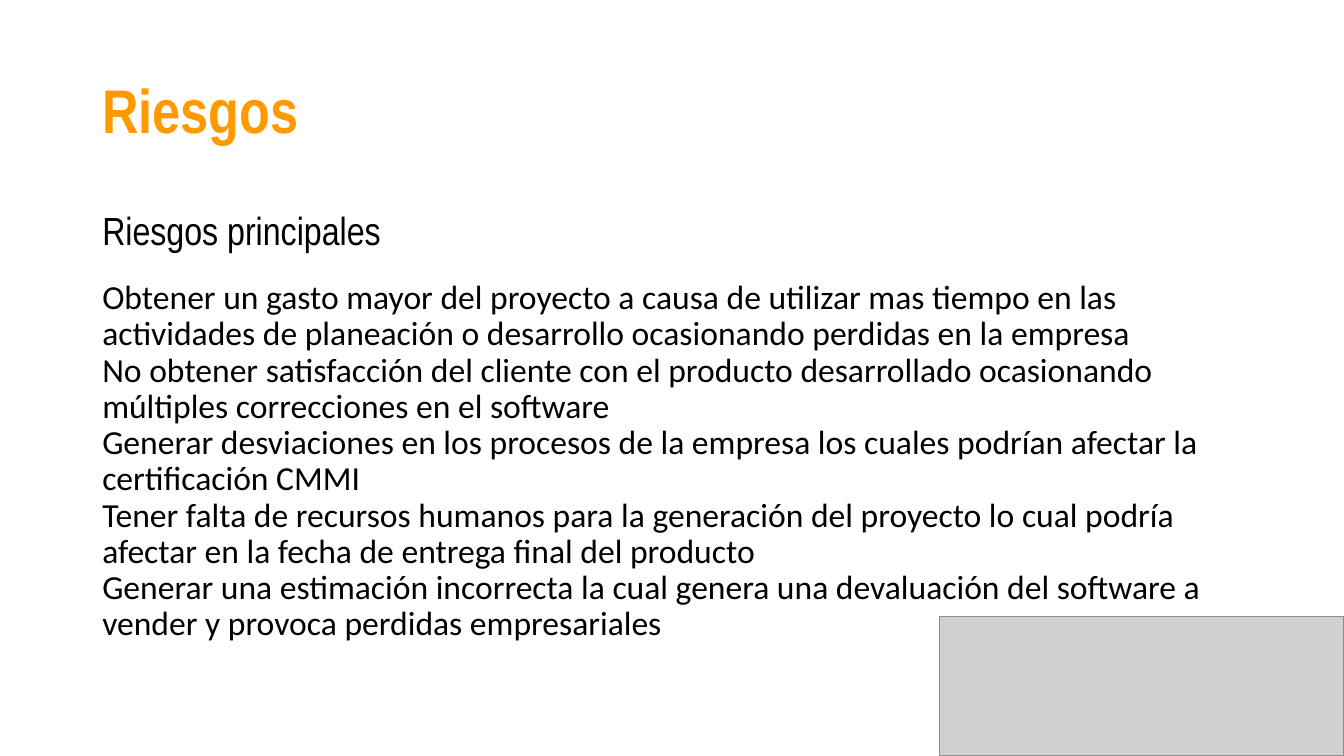
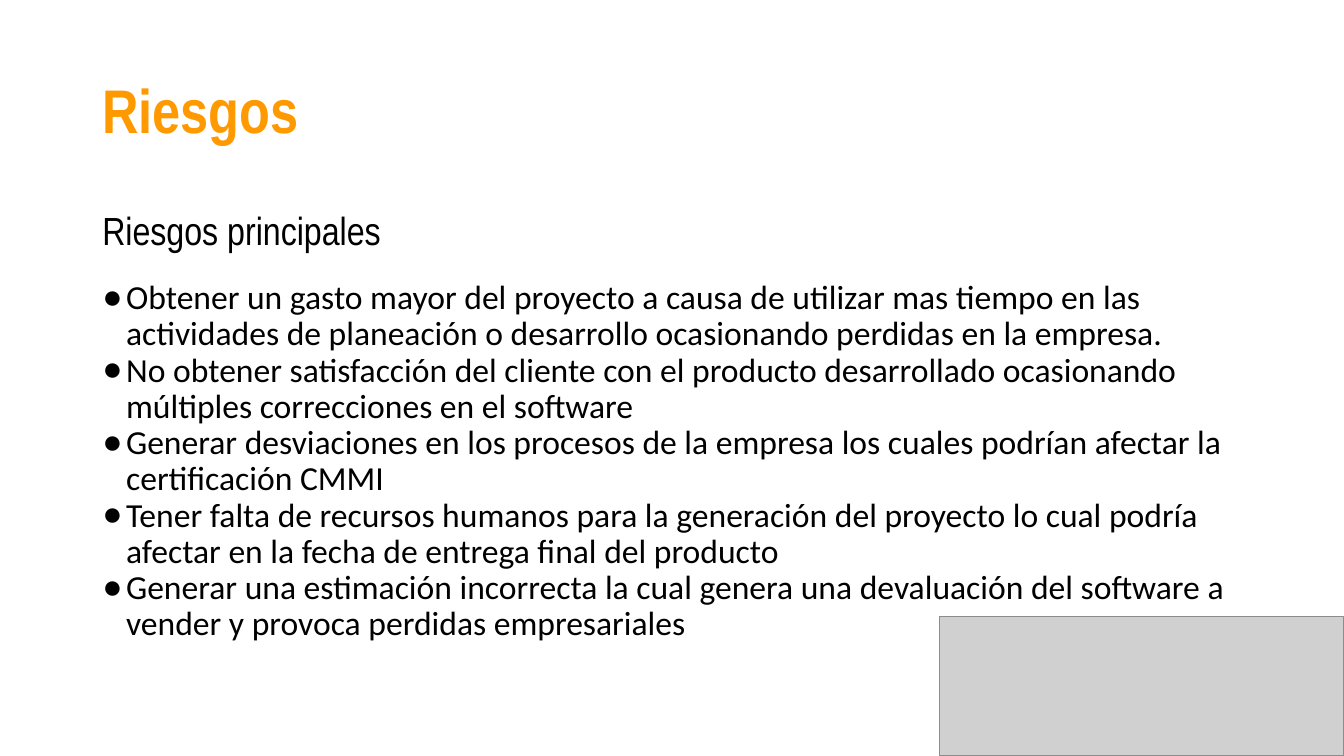
Before and after one commit to jovannyzepeda/Bisoltec, a slide deck: slide 7 of Proyectos/Viaticos/02. Planeación/Viaticos-KickOff.pptx. Drawn at 1344x756 pixels with LibreOffice and Linux fonts; fonts in the diff are those of the drawing; grey boxes stand for pictures. Boxes give left, top, right and bottom in pixels: in the first picture for what was removed or moved away, otherwise in the second. Text is boxed around its words. In the diff, an @@ line names an element or a change of style, - is before the commit and + after.

Commit message:
kickoff viaticos correcciones texto

```diff
--- a/Proyectos/Viaticos/02. Planeación/Viaticos-KickOff.pptx
+++ b/Proyectos/Viaticos/02. Planeación/Viaticos-KickOff.pptx
@@ text at (x1=126, y1=285, x2=1162, y2=351): text changed @@
-Obtener un gasto mayor del proyecto a causa de utilizar mas tiempo en las actividades de planeación o desarrollo ocasionando perdidas en la empresa
+● Obtener un gasto mayor del proyecto a causa de utilizar mas tiempo en las actividades de planeación o desarrollo ocasionando perdidas en la empresa.
@@ text at (x1=126, y1=358, x2=1224, y2=641): bullet none to ● @@
```
Also in this commit, not shown: 2 other slides changed.
